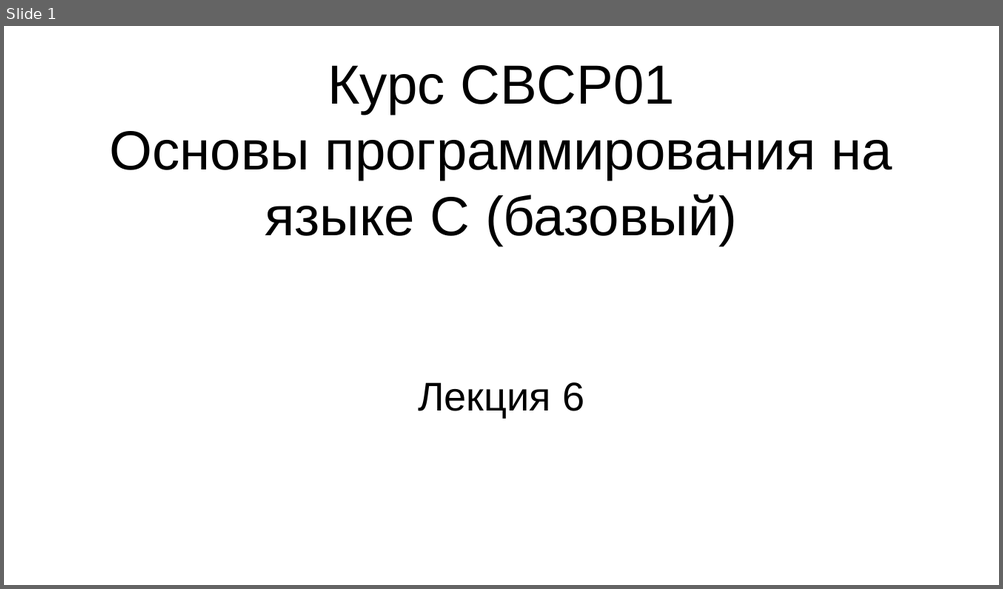
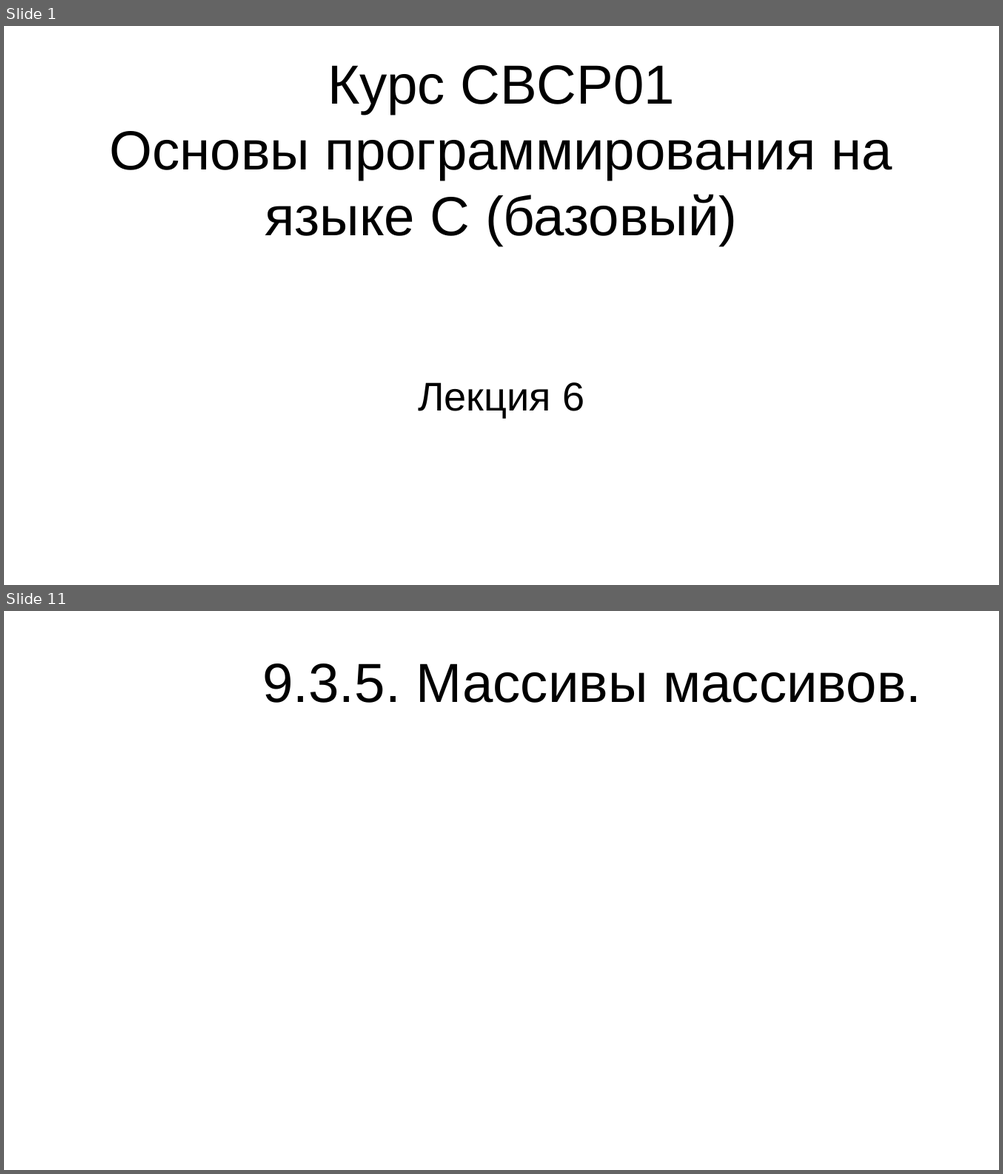
Before and after one commit to steelcraft/stud-lab, a slide deck: Лекции/CBCP01#L6.odp. Shown one above the other, each under a label of ours: slide 1 before the commit, slides 1 and 11 after it; the slides between them are not shown. The pictures are 1003x589 and 1003x1174 pixels, drawn with LibreOffice and Linux fonts; fonts in the diff are those of the drawing. Boxes give left, top, right and bottom in pixels: in the first picture for what was removed or moved away, otherwise in the second. Text is boxed around its words. In the diff, an @@ line names an element or a change of style, - is before the commit and + after.

```diff
--- a/Лекции/CBCP01#L6.odp
+++ b/Лекции/CBCP01#L6.odp
@@ slide 11 added at bbox=[4, 611, 999, 1170], background #FFFFFF @@
@@ title added at bbox=[263, 664, 921, 703], 44 pt, text #000000 @@
+9.3.5. Массивы массивов.
```
Also in this commit, not shown: 12 other slides added.
